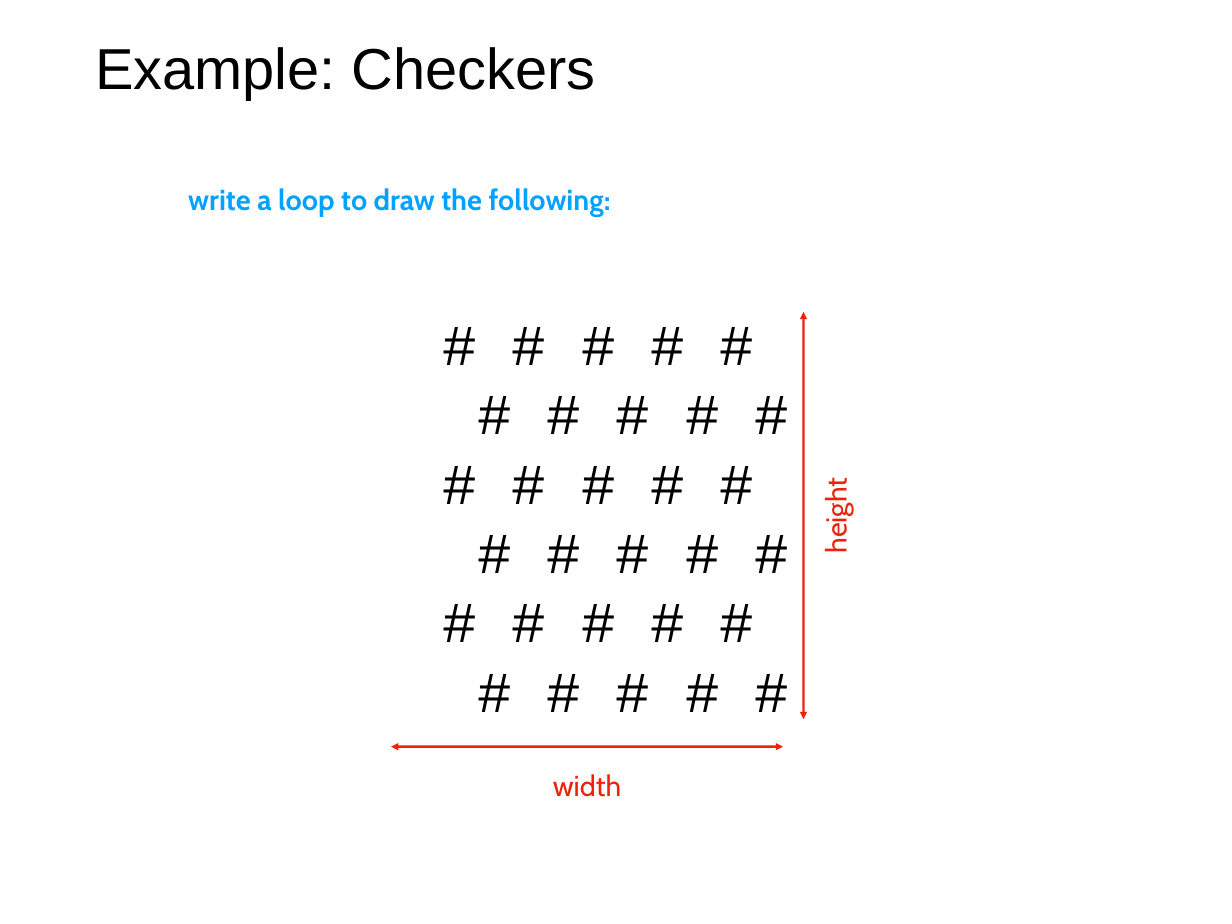
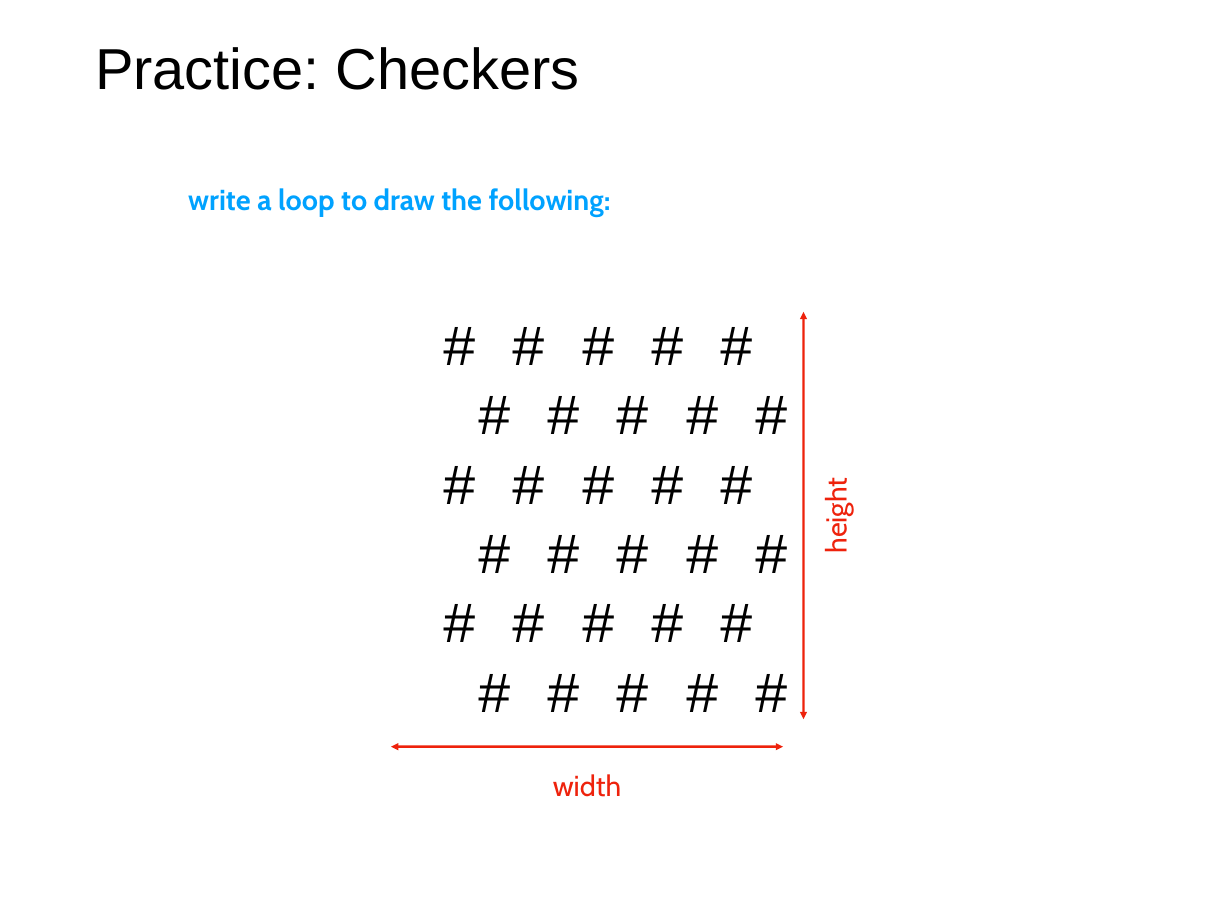
Before and after one commit to tylerharter/caraza-harter-com, a slide deck: slide 31 of tyler/meena/cs220/s22/materials/lecture_ppts/lec_10_S22.ppt (slide 28 before the commit). Drawn at 1232x924 pixels with LibreOffice and Linux fonts; fonts in the diff are those of the drawing. Boxes give left, top, right and bottom in pixels: in the first picture for what was removed or moved away, otherwise in the second. Text is boxed around its words. In the diff, an @@ line names an element or a change of style, - is before the commit and + after.

```diff
--- a/tyler/meena/cs220/s22/materials/lecture_ppts/lec_10_S22.ppt
+++ b/tyler/meena/cs220/s22/materials/lecture_ppts/lec_10_S22.ppt
@@ title at (95, 47, 579, 90): text changed @@
-Example: Checkers
+Practice: Checkers
```
Also in this commit, not shown: 5 other slides changed, 1 slide added, 2 slides removed.
